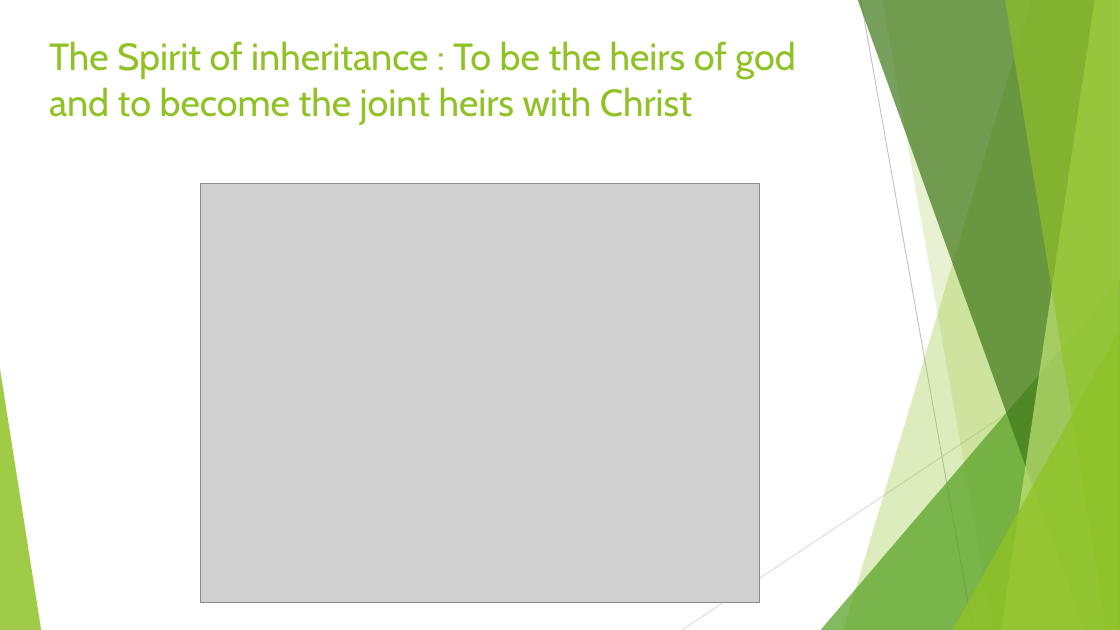
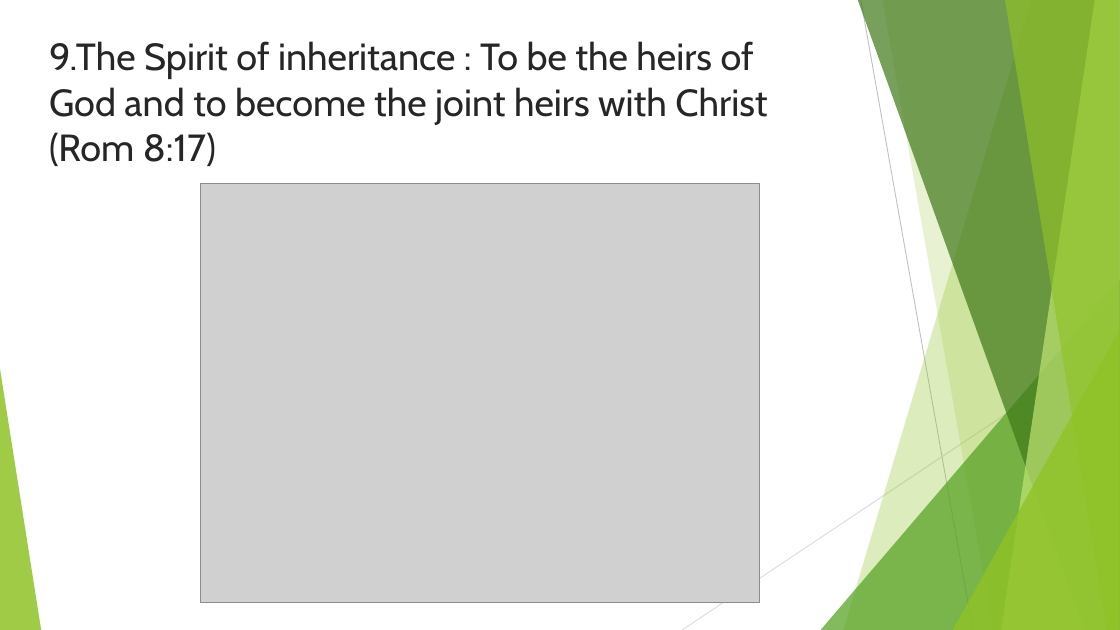
Before and after one commit to GOVARTHANAN123/Time, a slide deck: slide 10 of singapore_presentation1.pptx (slide 9 before the commit). Drawn at 1120x630 pixels with LibreOffice and Linux fonts; fonts in the diff are those of the drawing; grey boxes stand for pictures. Boxes give left, top, right and bottom in pixels: in the first picture for what was removed or moved away, otherwise in the second. Text is boxed around its words. In the diff, an @@ line names an element or a change of style, - is before the commit and + after.

```diff
--- a/singapore_presentation1.pptx
+++ b/singapore_presentation1.pptx
@@ title at [49, 41, 767, 166]: text changed; text colour #90C226 to #262626 @@
-The Spirit of inheritance : To be the heirs of god and to become the joint heirs with Christ
+9.The Spirit of inheritance : To be the heirs of God and to become the joint heirs with Christ (Rom 8:17)
```
Also in this commit, not shown: 14 other slides changed, 2 slides added, 2 other files.
